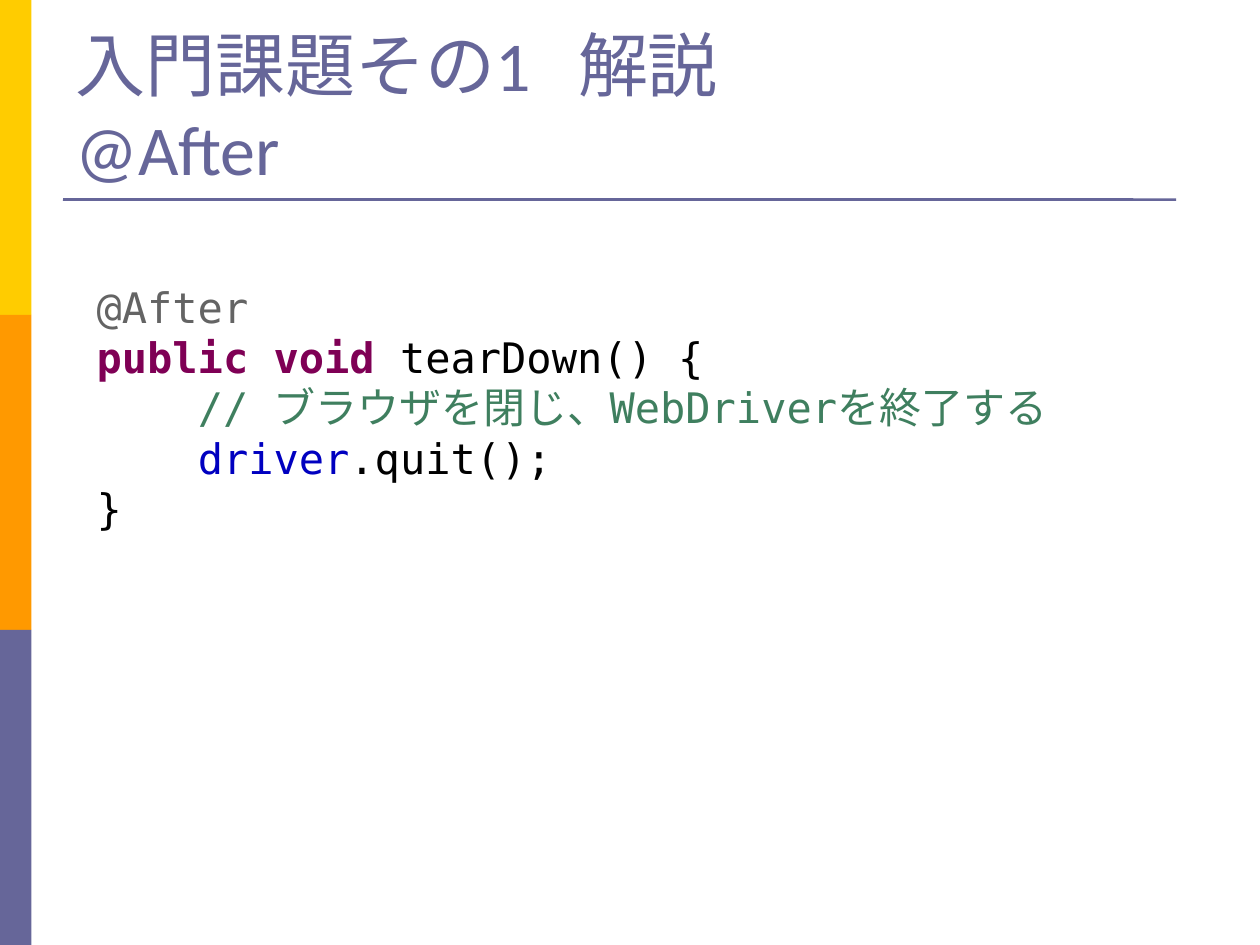
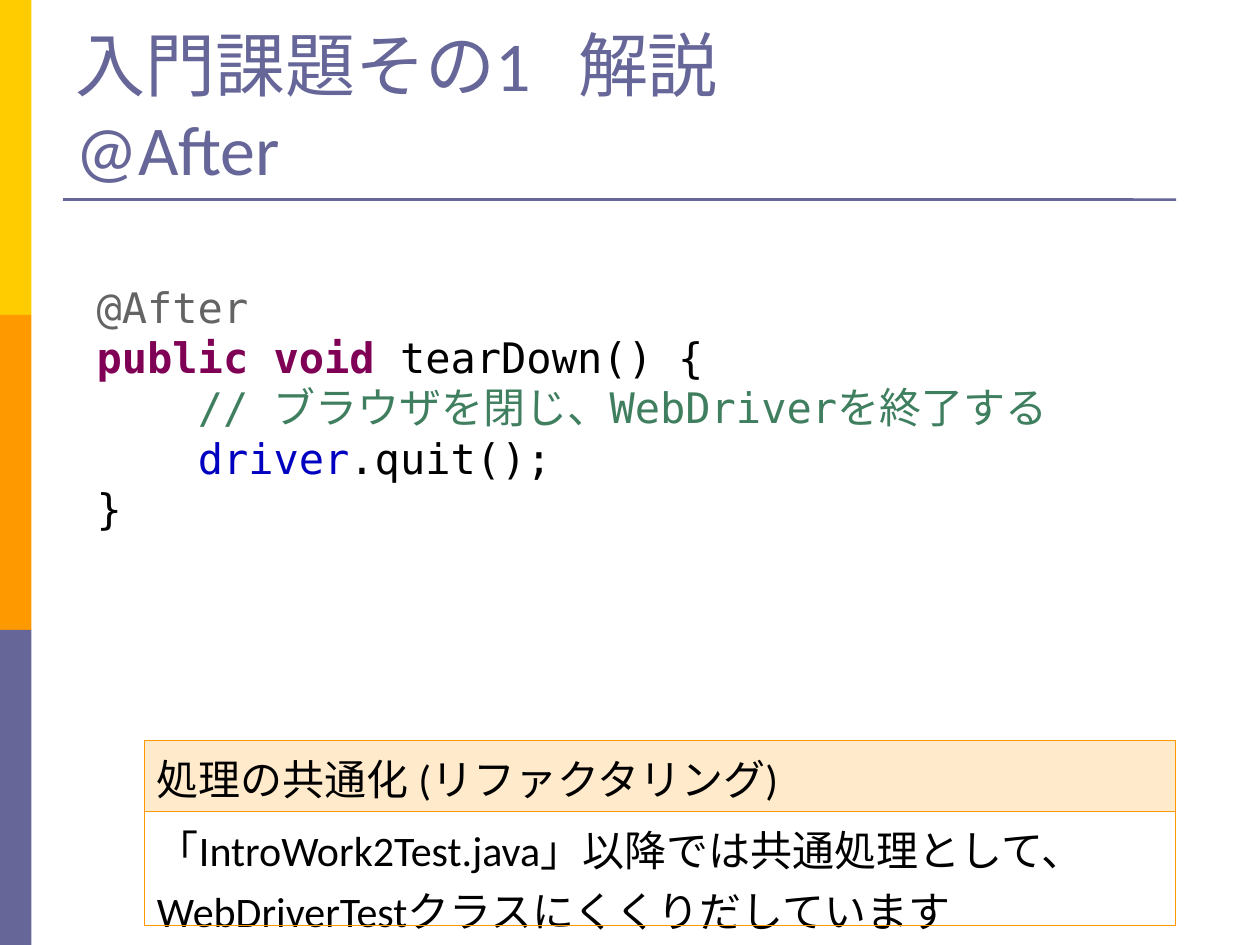
Before and after one commit to takuY-U2/STARHotel, a slide deck: slide 14 of teacher/Slide.ppt. Drawn at 1260x945 pixels with LibreOffice and Linux fonts; fonts in the diff are those of the drawing. Boxes give left, top, right and bottom in pixels: in the first picture for what was removed or moved away, otherwise in the second. Text is boxed around its words. In the diff, an @@ line names an element or a change of style, - is before the commit and + after.

Commit message:
refator test method name

```diff
--- a/teacher/Slide.ppt
+++ b/teacher/Slide.ppt
@@ table added at bbox=[145, 741, 1177, 934], 2 rows, 1 columns @@
+処理の共通化 (リファクタリング)
+「IntroWork2Test.java」以降では共通処理として、WebDriverTestクラスにくくりだしています
```
Also in this commit, not shown: 10 other slides changed, 1 slide added, 17 other files.
